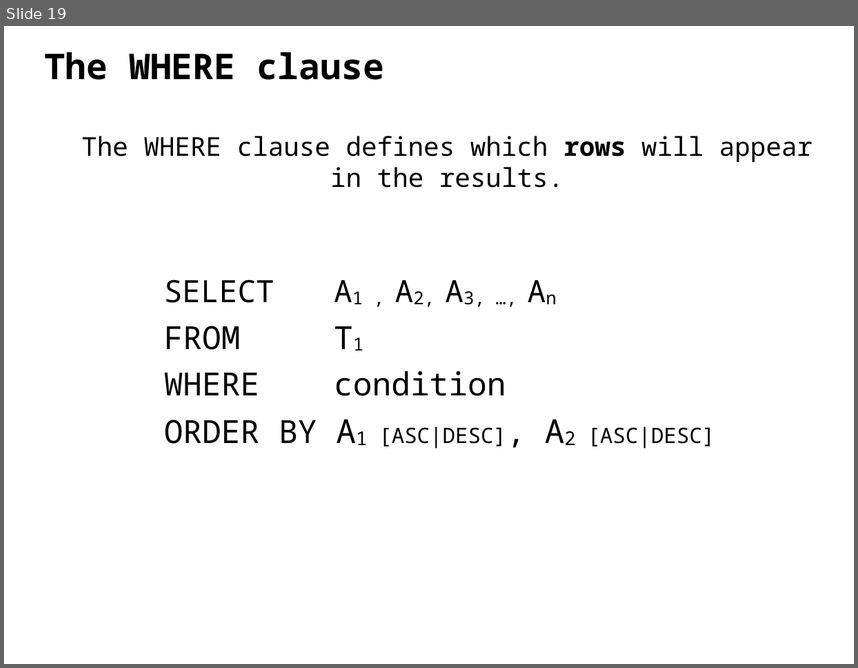
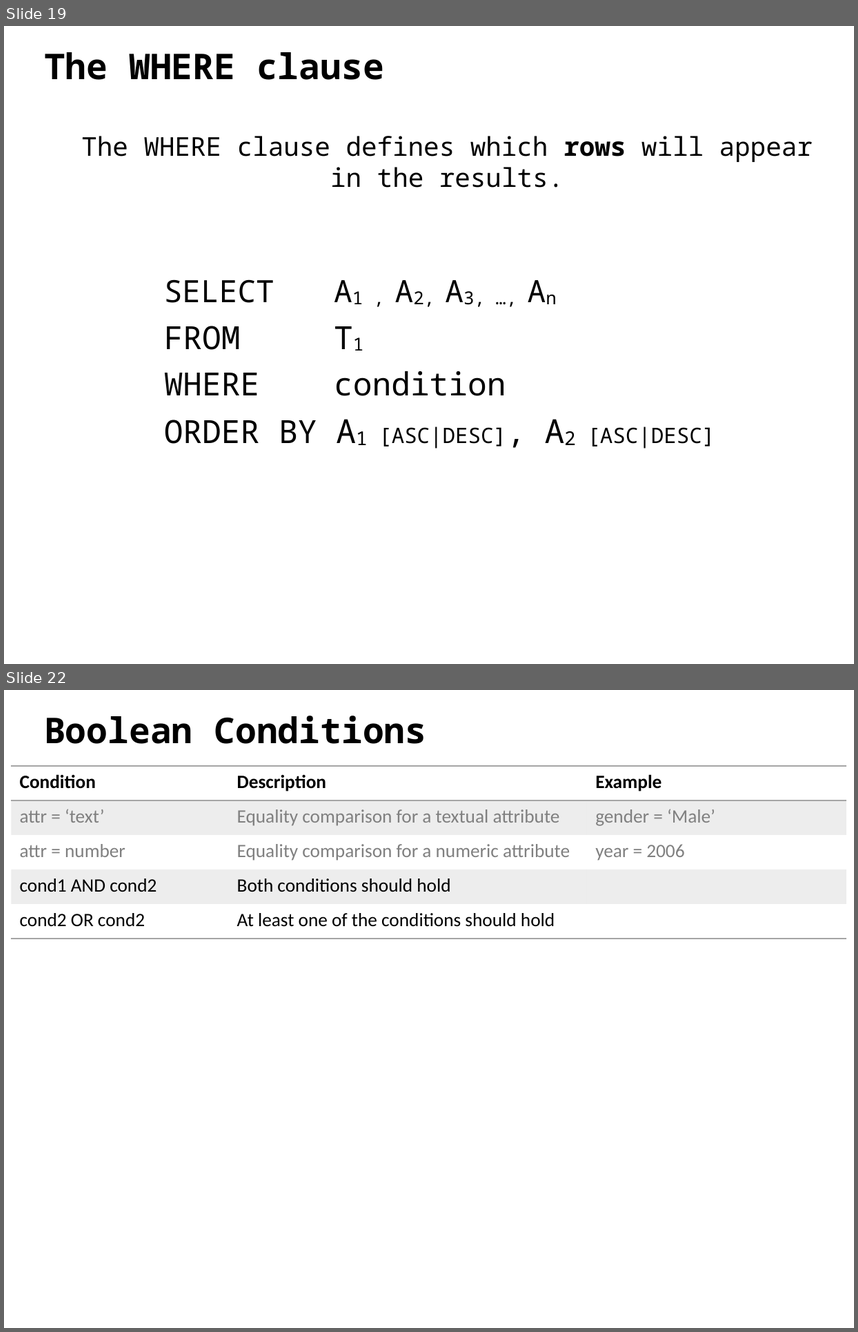
Before and after one commit to ipeirotis/introduction-to-databases, a slide deck: C-SQL.pptx. Shown one above the other, each under a label of ours: slide 19 before the commit, slides 19 and 22 after it; the slides between them are not shown. The pictures are 858x668 and 858x1332 pixels, drawn with LibreOffice and Linux fonts; fonts in the diff are those of the drawing. Boxes give left, top, right and bottom in pixels: in the first picture for what was removed or moved away, otherwise in the second. Text is boxed around its words. In the diff, an @@ line names an element or a change of style, - is before the commit and + after.

```diff
--- a/C-SQL.pptx
+++ b/C-SQL.pptx
@@ slide 22 added at <box>4,690,854,1328</box>, background #FFFFFF @@
@@ text added at <box>44,716,426,744</box>, 30 pt, text #000000, bold @@
+Boolean Conditions
@@ table added at <box>11,766,846,938</box>, 5 rows, 3 columns @@
+Condition | Description | Example
+attr = ‘text’ | Equality comparison for a textual attribute | gender = ‘Male’
+attr = number | Equality comparison for a numeric attribute | year = 2006
+cond1 AND cond2 | Both conditions should hold | 
+cond2 OR cond2 | At least one of the conditions should hold | 
```
Also in this commit, not shown: 7 slides changed, 6 other slides added, 1 slide removed.
